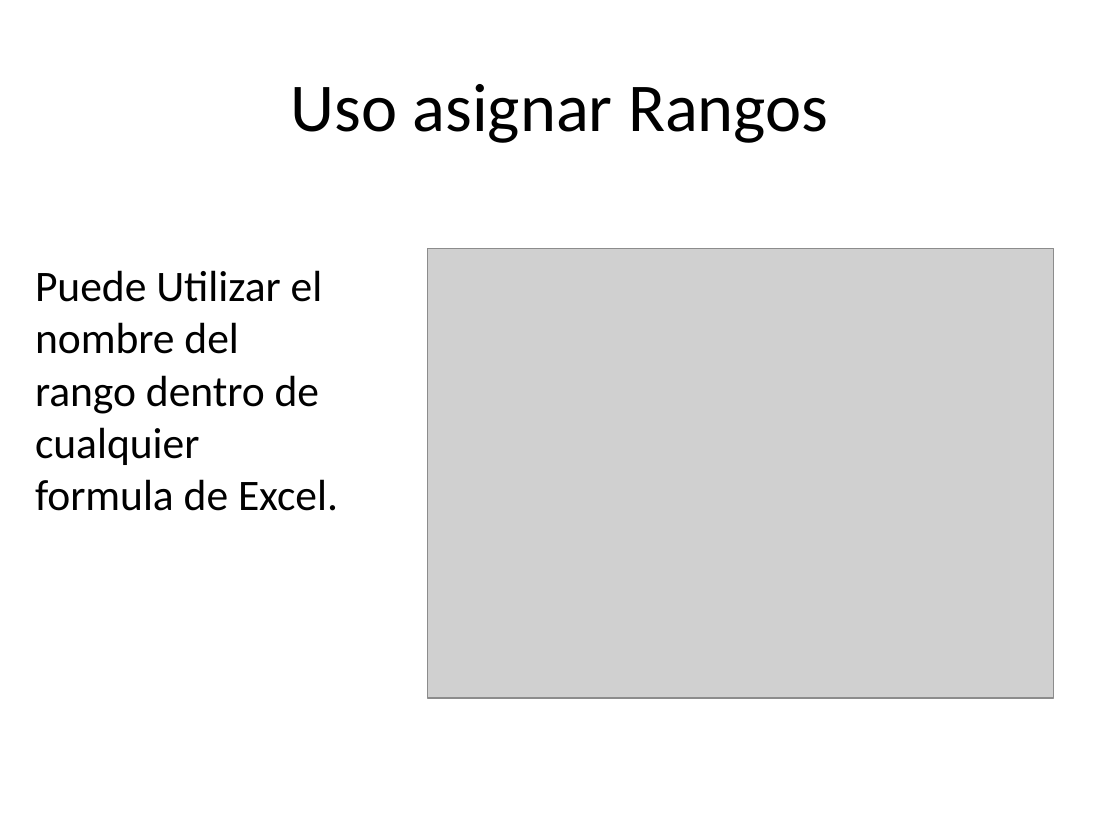
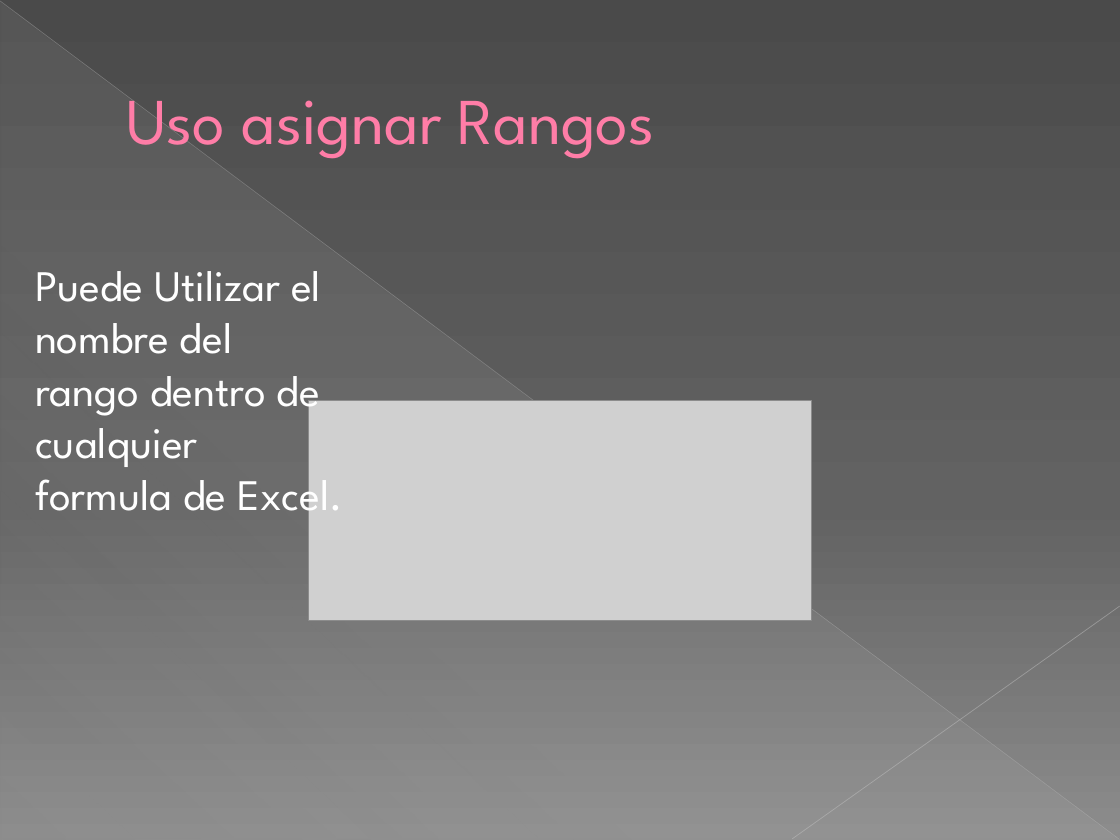
Before and after one commit to kleberloayzacastro/universidad, a slide deck: slide 18 of 2015-2016/clases/computacion_aplicada_2/clase_1/clase1.pptx. Drawn at 1120x840 pixels with LibreOffice and Linux fonts; fonts in the diff are those of the drawing; grey boxes stand for pictures. Boxes give left, top, right and bottom in pixels: in the first picture for what was removed or moved away, otherwise in the second. Text is boxed around its words. In the diff, an @@ line names an element or a change of style, - is before the commit and + after.

```diff
--- a/2015-2016/clases/computacion_aplicada_2/clase_1/clase1.pptx
+++ b/2015-2016/clases/computacion_aplicada_2/clase_1/clase1.pptx
@@ background #FFFFFF to gradient #4A4A4A to #626262 to #8C8C8C @@
@@ line added from (0, 1) to (1119, 839), #BFBFBF 0.39 pt @@
@@ right triangle added at [1,2,1119,840], fill gradient #D2D2D2 @@
@@ title "Uso asignar Rangos" at [126,100,655,159]: size 44 to 42 pt, font Calibri to League Spartan, text colour #000000 to #FF7DA7, letter outline none to #B12761 0.5 pt; alignment centre to left; indent changed @@
@@ text "Puede Utilizar el nombre del ..." at [35,271,342,524]: font Calibri to League Spartan, text colour #000000 to #FFFFFF @@
@@ picture: place and size @@
-picture at [428,249,1054,699]
+picture at [309,401,812,620]
@@ line added from (1120, 606) to (792, 839), #C6C6C6 0.47 pt @@
```
Also in this commit, not shown: 18 other slides changed, 4 slides added, 1 slide removed, 3 other files.
